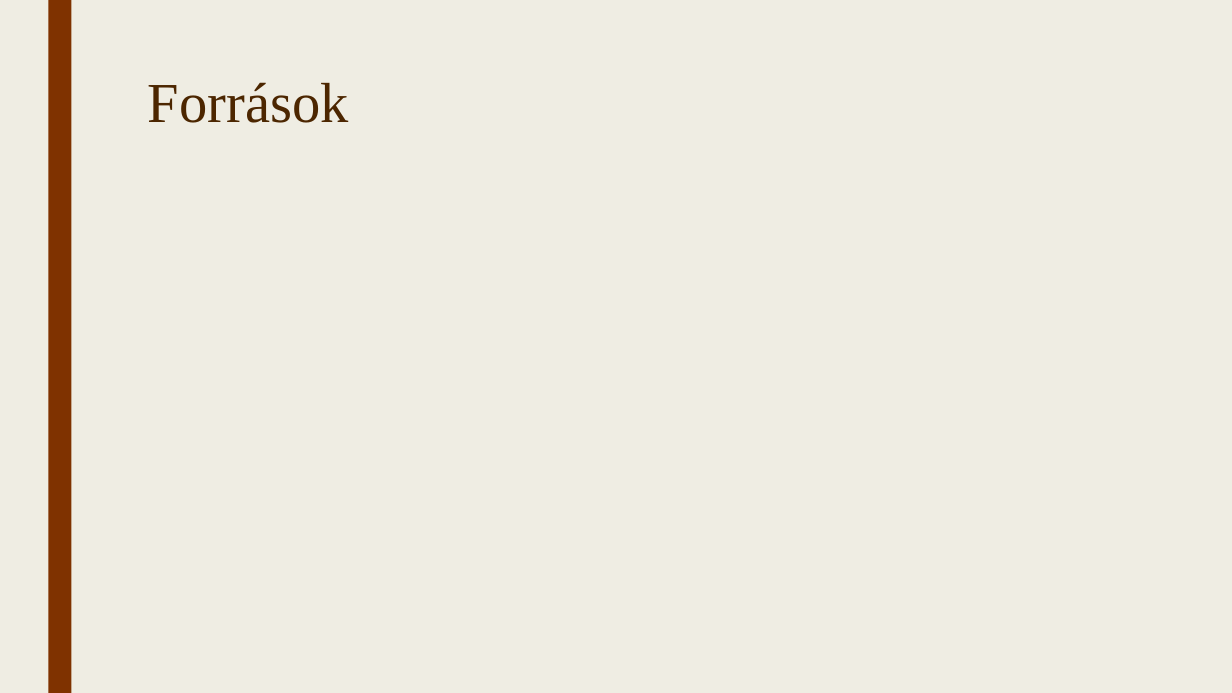
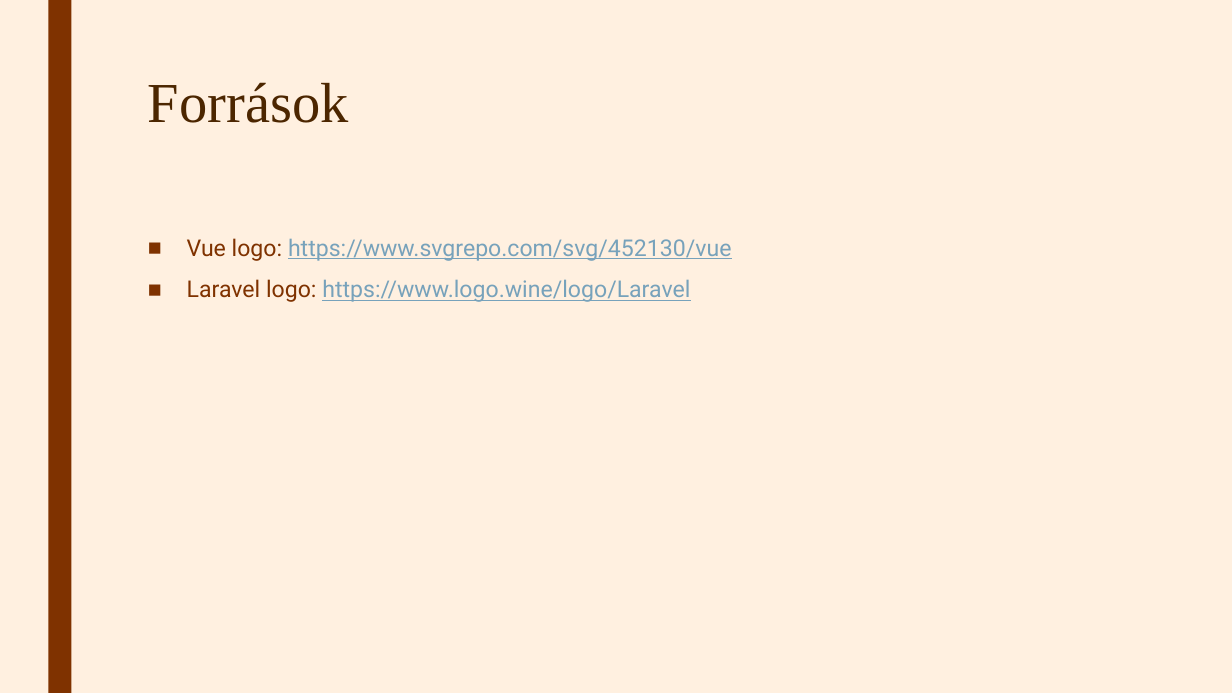
Before and after one commit to TothpalIstvano/13_S1_4_vizsgaremek, a slide deck: slide 13 of Fájlok/Bemutató.pptx. Drawn at 1232x693 pixels with LibreOffice and Linux fonts; fonts in the diff are those of the drawing. Boxes give left, top, right and bottom in pixels: in the first picture for what was removed or moved away, otherwise in the second. Text is boxed around its words. In the diff, an @@ line names an element or a change of style, - is before the commit and + after.

```diff
--- a/Fájlok/Bemutató.pptx
+++ b/Fájlok/Bemutató.pptx
@@ background #EFEDE3 to #FFF0E0 @@
@@ text added at (187, 238, 731, 302), 18 pt, text #77A2BB, underline @@
+■ Vue logo: https://www.svgrepo.com/svg/452130/vue
+■ Laravel logo: https://www.logo.wine/logo/Laravel
```
Also in this commit, not shown: 12 other slides changed, 3 other files.
